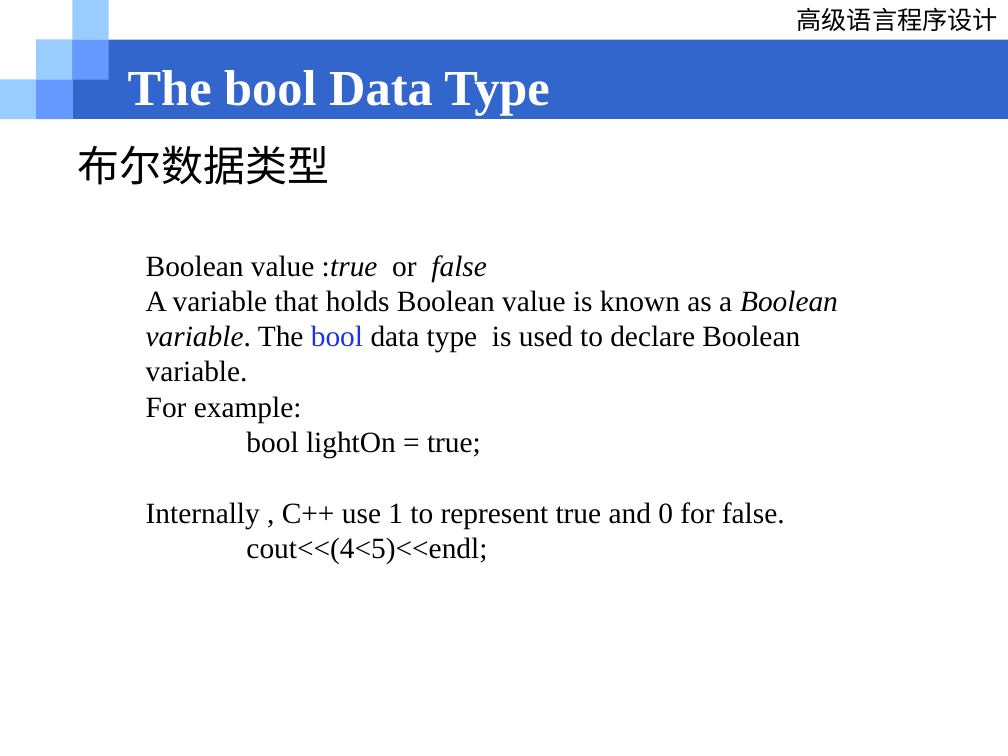
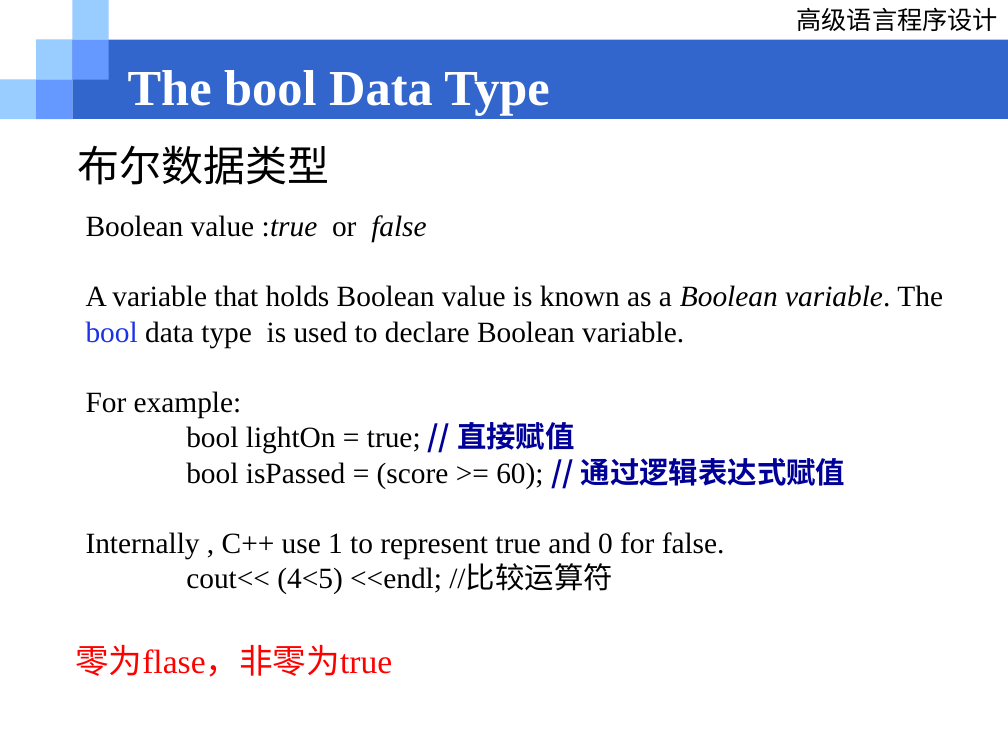
Before and after one commit to Love-Archetto/Tju-WA-Resources, a slide deck: slide 32 of 学术相关/程序设计/02_基础知识_发布版.ppt. Drawn at 1008x756 pixels with LibreOffice and Linux fonts; fonts in the diff are those of the drawing; background and template pictures are left out. Boxes give left, top, right and bottom in pixels: in the first picture for what was removed or moved away, otherwise in the second. Text is boxed around its words. In the diff, an @@ line names an element or a change of style, - is before the commit and + after.

```diff
--- a/学术相关/程序设计/02_基础知识_发布版.ppt
+++ b/学术相关/程序设计/02_基础知识_发布版.ppt
@@ text "Boolean value :true or false": place and size @@
-text "Boolean value :true or false" at bbox=[146, 255, 838, 564]
+text "Boolean value :true or false" at bbox=[86, 215, 943, 594]
@@ text at bbox=[186, 422, 846, 489]: text changed @@
-bool lightOn = true;
+bool lightOn = true; // 直接赋值
+bool isPassed = (score >= 60); // 通过逻辑表达式赋值
@@ text at bbox=[186, 566, 613, 594]: text changed @@
-cout<<(4<5)<<endl;
+cout<< (4<5) <<endl; //比较运算符
@@ text added at bbox=[75, 645, 392, 677], 24 pt, text #FF0000 @@
+零为flase，非零为true
```
Also in this commit, not shown: 10 other slides changed, 7 slides added, 1 other file.
